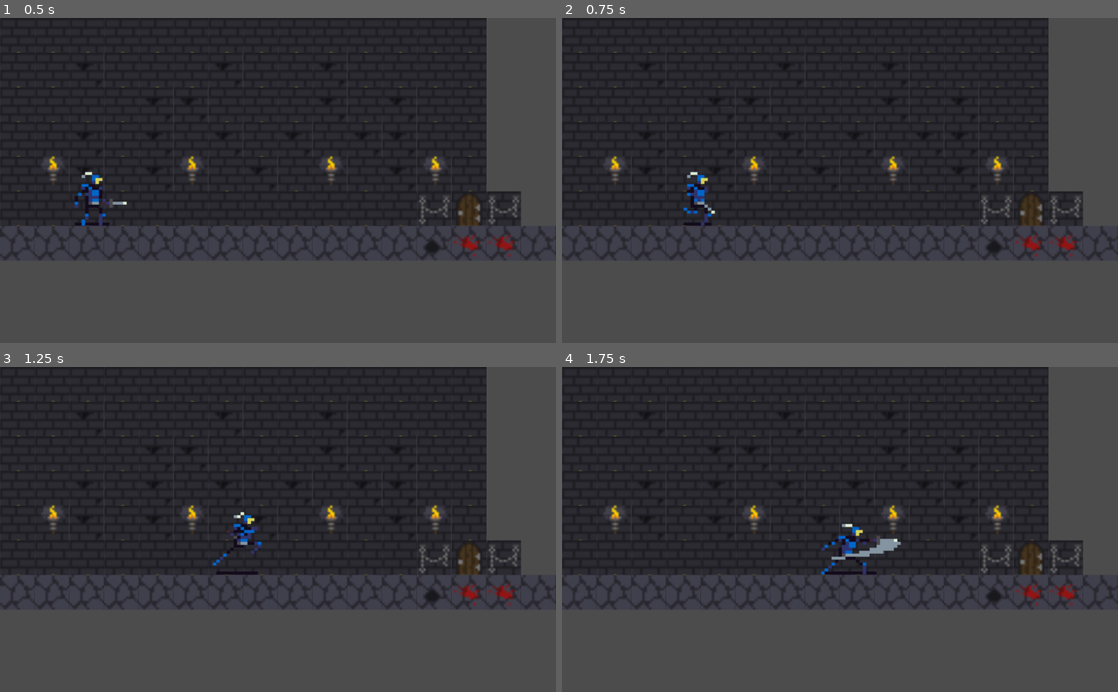
Above: before the commit, frames 1-4 (two rows, left to right).
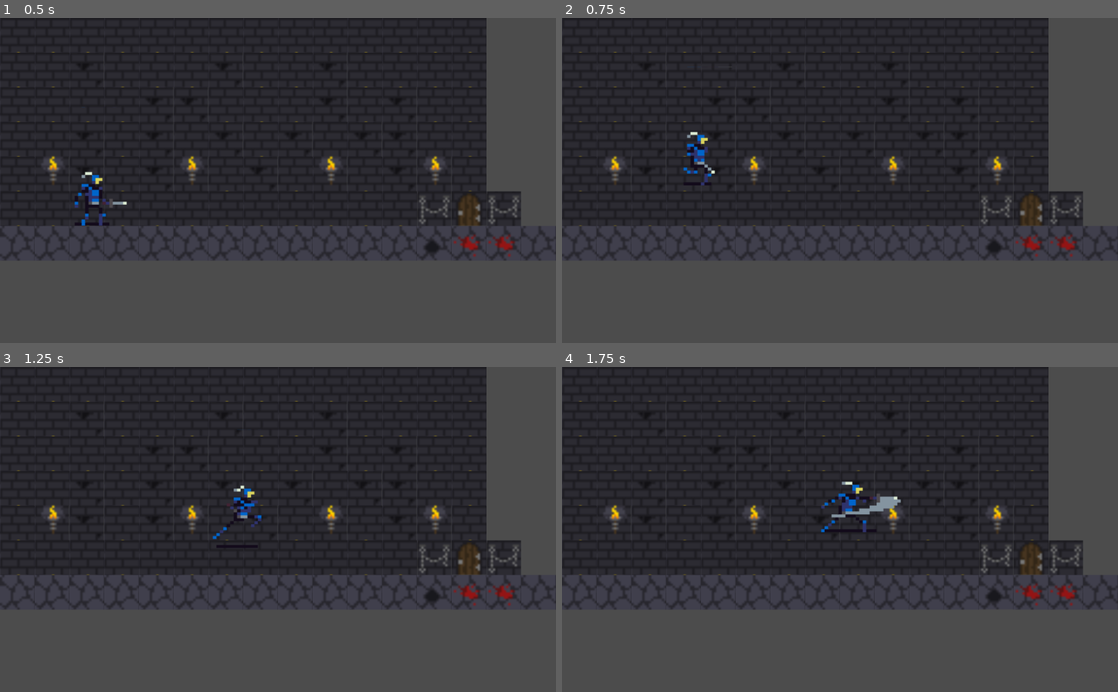
Above: after the commit, the same moments.

Repository: DEDaWil/game_heh
Game: Godot game, scene res://scenes/level.tscn
Same seed, same stepped clock (60 frames per second), same inputs: the game is played once before the commit and once after it.
Inputs (mouse positions are in pixels of both pictures, inside the frame that each line leads up to):
- Up to frame 1 (0.5 s): no input
- Up to frame 2 (0.75 s): move the mouse to (962, 164) at 0.52 s; hold D (player_right) from 0.53 s (still down); hold W (player_up, bound only after the commit) from 0.53 s (still down)
- Up to frame 3 (1.25 s): keep holding D (player_right); keep holding W (player_up, bound only after the commit)
- Up to frame 4 (1.75 s): keep holding D (player_right); move the mouse to (728, 545) at 1.27 s; release W (player_up, bound only after the commit) at 1.28 s; click (728, 545) at 1.35 s; tap W (player_up, bound only after the commit) at 1.52, 1.55 s

Frame 1 is identical in both runs. In frame 2, 0.7% of the frame differs, in the area x 21-31%, y 14-64%; in frame 3, 0.7%; in frame 4, 1.3%, in the area x 46-61%, y 35-64%.

Commit message:
Add player_up and jump mechanic

Diff:
--- a/project.godot
+++ b/project.godot
@@ -43,6 +43,12 @@
 "events": [ Object(InputEventMouseButton,"resource_local_to_scene":false,"resource_name":"","device":0,"alt":false,"shi …(212 unchanged characters)…
  ]
 }
+player_up={
+"deadzone": 0.5,
+"events": [ Object(InputEventKey,"resource_local_to_scene":false,"resource_name":"","device":0,"alt":false,"shift":false,"control":false,"meta":false,"command":false,"pressed":false,"scancode":87,"unicode":0,"echo":false,"script":null)
+, Object(InputEventKey,"resource_local_to_scene":false,"resource_name":"","device":0,"alt":false,"shift":false,"control":false,"meta":false,"command":false,"pressed":false,"scancode":16777232,"unicode":0,"echo":false,"script":null)
+ ]
+}
 
 [rendering]
 
--- a/scripts/player.gd
+++ b/scripts/player.gd
@@ -3,7 +3,7 @@
 # export
 export (int) var run_speed = 100
 export (int) var gravity = 1200
-
+export (int) var jump = 500
 # vars
 var velocity = Vector2()
 
@@ -29,6 +29,8 @@
 		else:
 			$Animations.play("Idle")
 			velocity.x = 0
+	if Input.is_action_pressed("player_up")&& is_on_floor():
+		velocity.y = -jump
 
 	velocity.y += gravity * delta
 	velocity = move_and_slide(velocity, Vector2(0, -1))
Not shown: 4 places in scenes/level.tscn that only renumber resources
